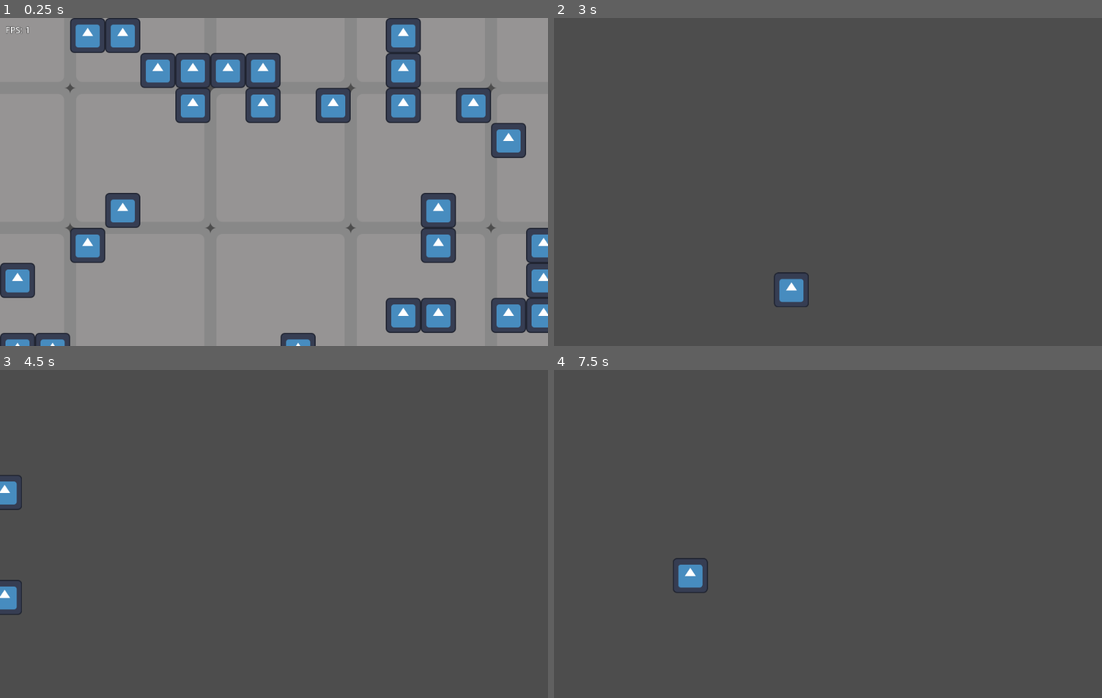
Above: before the commit, frames 1-4 (two rows, left to right).
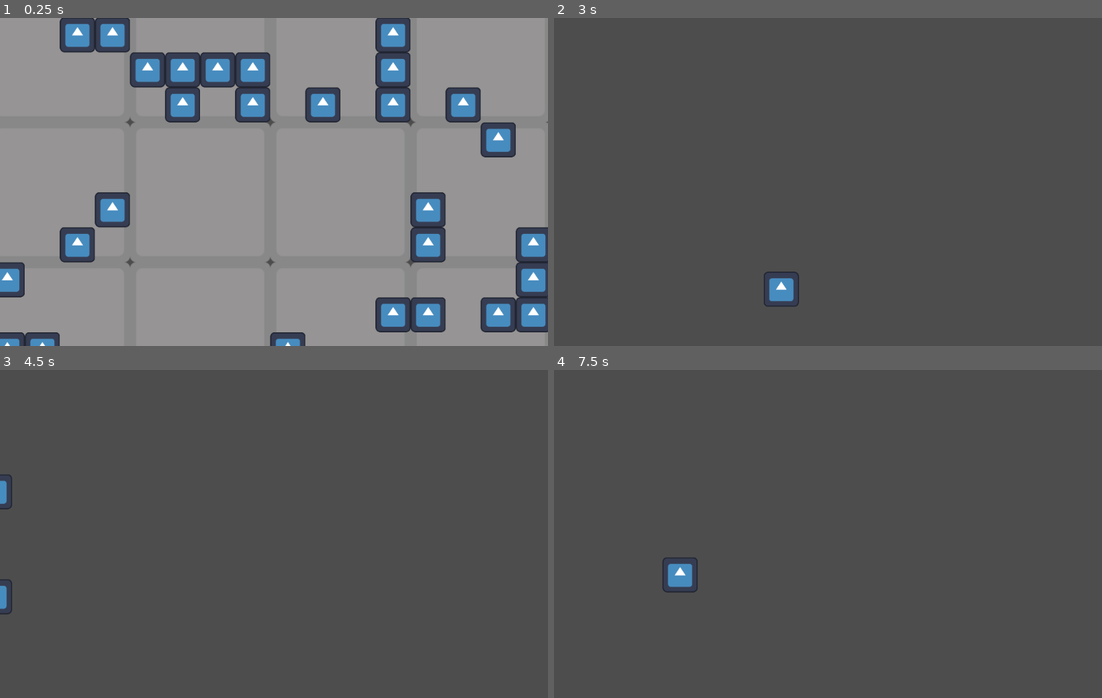
Above: after the commit, the same moments.

Repository: 90182si/godot2D
Game: Godot game, scene res://scenes/infinite_map.tscn
Two runs of this game, one before a commit and one after it. Both use one fixed random seed, a clock stepped at 60 frames per second and the inputs below. The engine's default icon, where the game draws it, is replaced by a stand-in: a white triangle on a blue panel in a dark square.
Inputs (mouse positions are in pixels of both pictures, inside the frame that each line leads up to):
- Up to frame 1 (0.25 s): no input
- Up to frame 2 (3 s): tap Enter at 0.5, 2.75 s; move the mouse to (948, 165) at 0.52 s; hold D (move_right) 0.53-1.28 s; hold Shift (sprint) 0.53-1.28 s; click (948, 165) at 0.67 s; move the mouse to (718, 198) at 1.27 s; hold S (move_down) 1.28-2.03 s; tap Shift (sprint) at 1.35, 2.85 s; tap Space at 2 s; move the mouse to (882, 109) at 2.02 s; hold D (move_right) 2.03-2.78 s; hold Shift (sprint) 2.03-2.78 s; move the mouse to (800, 247) at 2.77 s; hold W (move_up) from 2.78 s (still down); click (800, 247) at 2.92 s
- Up to frame 3 (4.5 s): tap Space at 3.5 s; move the mouse to (438, 583) at 3.52 s; release W (move_up) at 3.53 s; hold Shift (sprint) 3.53-4.28 s; hold A (move_left) from 3.53 s (still down); tap Enter at 4.25 s; move the mouse to (109, 484) at 4.27 s; tap Shift (sprint) at 4.35 s
- Up to frame 4 (7.5 s): move the mouse to (855, 534) at 5.02 s; release A (move_left) at 5.03 s; hold S (move_down) 5.03-5.78 s; hold Shift (sprint) 5.03-5.78 s; click (855, 534) at 5.17 s; move the mouse to (745, 452) at 5.77 s; hold D (move_right) 5.78-6.53 s; tap Shift (sprint) at 5.85, 7.35 s; tap Space at 6.5 s; move the mouse to (948, 517) at 6.52 s; hold W (move_up) 6.53-7.28 s; hold Shift (sprint) 6.53-7.28 s; move the mouse to (718, 550) at 7.27 s; hold D (move_right) from 7.28 s (still down); click (718, 550) at 7.42 s

The runs differ from the first frame. In frame 1, 14% of the frame differs, in the area x 0-100%, y 0-100%; in frame 2, 0.4%; in frame 3, 0.4%; in frame 4, 0.5%.

Commit message:
移除fps

Diff:
--- a/scenes/infinite_map.tscn
+++ b/scenes/infinite_map.tscn
@@ -1,20 +1,20 @@
-[gd_scene load_steps=7 format=3 uid="uid://bkpdhgmnpdssb"]
+[gd_scene load_steps=6 format=3 uid="uid://bkpdhgmnpdssb"]
 
-[ext_resource type="Script" uid="uid://dj5spiswa1k7m" path="res://scripts/infinite_map.gd" id="1_w2j8q"]
+[ext_resource type="Script" uid="uid://dj5spiswa1k7m" path="res://infinite_map.gd" id="1_w2j8q"]
 [ext_resource type="Script" uid="uid://be5576mix0c4b" path="res://scripts/camera_controller.gd" id="4_xk7nh"]
 [ext_resource type="Script" uid="uid://dsyn0s3hyhx0a" path="res://scripts/random_icon_manager.gd" id="5_y2k8q"]
-[ext_resource type="Script" uid="uid://e3k7y0q3q3q3q" path="res://scripts/fps_display.gd" id="6_z3k8q"]
-[ext_resource type="Texture2D" uid="uid://b8j6y0q3q3q3q" path="res://resources/icon.svg" id="7_a3k8q"]
-[ext_resource type="Texture2D" uid="uid://c8k7y0q3q3q3q" path="res://resources/地图格子.svg" id="8_b3k8q"]
+[ext_resource type="Texture2D" uid="uid://bduqb2cismhvd" path="res://resources/icon.svg" id="7_a3k8q"]
+[ext_resource type="Texture2D" uid="uid://de1hts72xrh3k" path="res://resources/地图格子.svg" id="8_b3k8q"]
 
 [node name="InfiniteMap" type="Node2D"]
 script = ExtResource("1_w2j8q")
 
 [node name="Camera2D" type="Camera2D" parent="."]
-position = Vector2(500, 300)
+position = Vector2(646.585, 749.337)
 script = ExtResource("4_xk7nh")
 
 [node name="GridBackground" type="Sprite2D" parent="."]
+visible = false
 z_index = -1
 texture = ExtResource("8_b3k8q")
 
@@ -22,18 +22,5 @@
 script = ExtResource("5_y2k8q")
 
 [node name="RandomIcon" type="Sprite2D" parent="."]
+position = Vector2(-1171, 410)
 texture = ExtResource("7_a3k8q")
-visible = false
-
-[node name="FPSDisplay" type="Label" parent="."]
-offset_left = 10.0
-offset_top = 10.0
-offset_right = 100.0
-offset_bottom = 36.0
-theme_override_colors/font_color = Color(1, 1, 1, 1)
-theme_override_colors/font_outline_color = Color(0, 0, 0, 1)
-theme_override_constants/outline_size = 2
-theme_override_font_sizes/font_size = 16
-text = "FPS: 0"
-z_index = 1000
-script = ExtResource("6_z3k8q")
--- a/scripts/debug_grid.gd
+++ /dev/null
@@ -1,52 +0,0 @@
-@tool
-extends Node2D
-
-const GRID_SIZE = 64
-
-func _ready():
-	# 设置为顶层绘制，这样就不会受父节点变换的影响
-	top_level = true
-	# 确保在最上层显示
-	z_index = 1000
-
-func _draw():
-	# 获取相机和视口信息
-	var camera = get_viewport().get_camera_2d()
-	if not camera:
-		return
-
-	var viewport_size = get_viewport_rect().size
-	var zoom = camera.zoom
-
-	# 计算世界视图大小
-	var world_view_width = viewport_size.x / zoom.x
-	var world_view_height = viewport_size.y / zoom.y
-
-	# 获取相机位置
-	var camera_pos = camera.global_position
-
-	# 计算可见区域的网格范围
-	var start_x = int(floor((camera_pos.x - world_view_width/2) / GRID_SIZE))
-	var end_x = int(ceil((camera_pos.x + world_view_width/2) / GRID_SIZE))
-	var start_y = int(floor((camera_pos.y - world_view_height/2) / GRID_SIZE))
-	var end_y = int(ceil((camera_pos.y + world_view_height/2) / GRID_SIZE))
-
-	# 计算可见区域边界
-	var visible_rect = Rect2(
-		Vector2(start_x * GRID_SIZE, start_y * GRID_SIZE),
-		Vector2((end_x - start_x) * GRID_SIZE, (end_y - start_y) * GRID_SIZE)
-	)
-
-	# 绘制半透明填充
-	draw_rect(visible_rect, Color(0, 1, 0, 0.1), true)
-	# 绘制边框
-	draw_rect(visible_rect, Color(0, 1, 0), false, 2.0)
-
-func _process(_delta):
-	# 更新全局位置以跟随相机
-	var camera = get_viewport().get_camera_2d()
-	if camera:
-		global_position = Vector2.ZERO
-		global_scale = Vector2.ONE
-		global_rotation = 0
-	queue_redraw()
--- a/scripts/fps_display.gd
+++ /dev/null
@@ -1,4 +0,0 @@
-extends Label
-
-func _process(_delta):
-	text = "FPS: %d" % Engine.get_frames_per_second()
Not shown, removed: scripts/debug_grid.gd.uid
